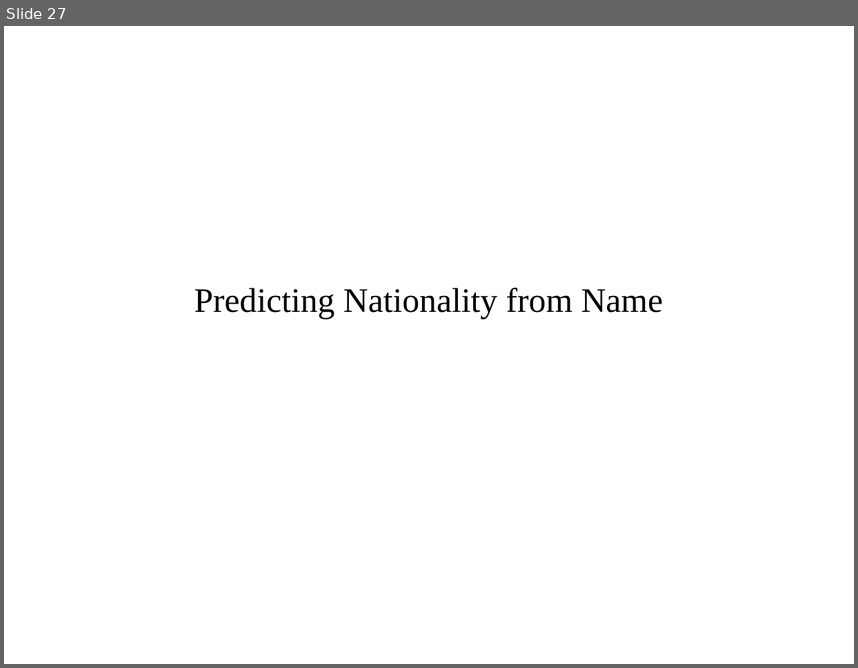
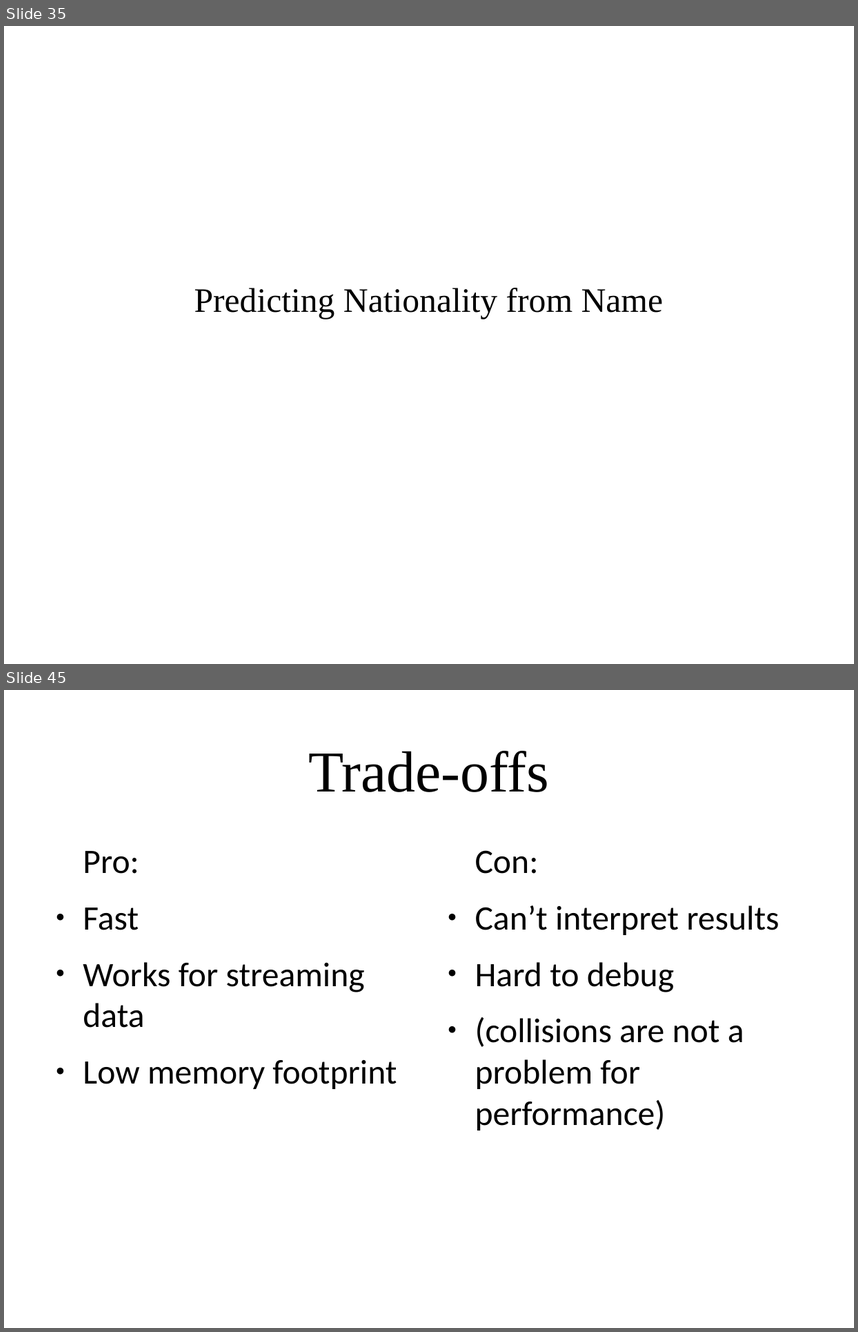
Before and after one commit to amueller/applied_ml_spring_2017, a slide deck: slides/aml-19-040317.odp. Shown one above the other, each under a label of ours: slide 27 before the commit, slides 35 and 45 after it; the slides between them are not shown. The pictures are 858x668 and 858x1332 pixels, drawn with LibreOffice and Linux fonts; fonts in the diff are those of the drawing. Boxes give left, top, right and bottom in pixels: in the first picture for what was removed or moved away, otherwise in the second. Text is boxed around its words. In the diff, an @@ line names an element or a change of style, - is before the commit and + after.

```diff
--- a/slides/aml-19-040317.odp
+++ b/slides/aml-19-040317.odp
@@ slide 45 added at <box>4,690,854,1328</box>, background #FFFFFF @@
@@ title added at <box>308,751,549,792</box>, 54 pt, text #000000 @@
+Trade-offs
@@ text added at <box>83,851,397,1089</box>, 32 pt, text #000000 @@
+Pro:
+● Fast
+● Works for streaming data
+● Low memory footprint
@@ text added at <box>475,850,779,1130</box>, 32 pt, text #000000 @@
+Con:
+● Can’t interpret results
+● Hard to debug
+● (collisions are not a problem for performance)
@@ what was slide 27 is now slide 35 @@
```
Also in this commit, not shown: 2 slides changed, 23 other slides added, 6 slides removed, 2 other files.
